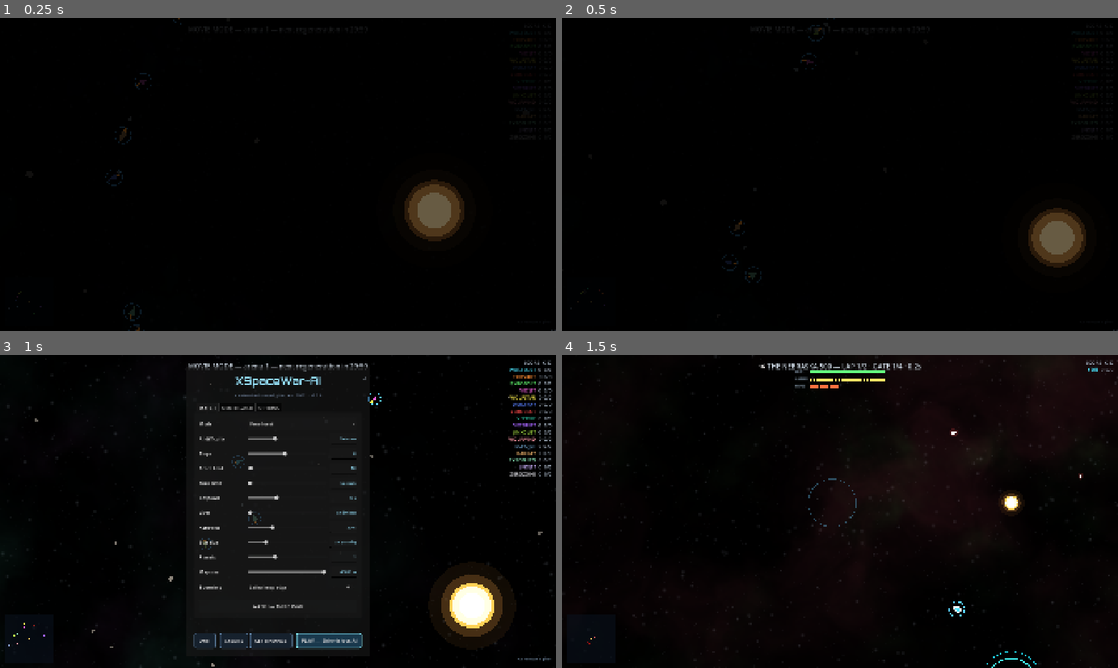
Above: before the commit, frames 1-4 (two rows, left to right).
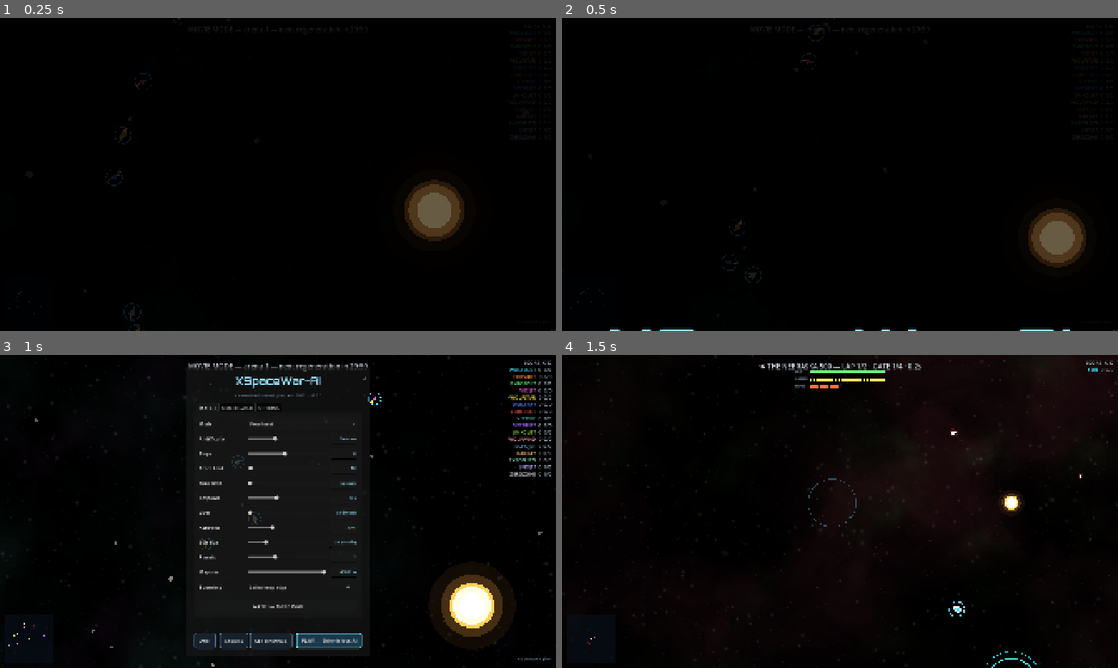
Above: after the commit, the same moments.

Repository: CryptoJones/XSpaceWar-AI
Game: Godot game, scene res://src/ui/main.tscn
Two runs of this game, one before a commit and one after it. Both use one fixed random seed, a clock stepped at 60 frames per second and the inputs below.
Inputs (mouse positions are in pixels of both pictures, inside the frame that each line leads up to):
- Up to frame 1 (0.25 s): no input
- Up to frame 2 (0.5 s): no input
- Up to frame 3 (1 s): tap Enter at 0.5 s; move the mouse to (400, 495) at 0.52 s; hold D from 0.53 s (still down); tap Shift at 0.6 s; click (400, 495) at 0.67 s; tap Space at 0.77 s
- Up to frame 4 (1.5 s): release D at 1.25 s; click (906, 395) at 1.25 s

Frame 1 is identical in both runs. In frame 2, 0.2% of the frame differs, in the area x 8-92%, y 98-100%; in frame 3, less than 0.1%; in frame 4, nothing differs.

Commit message:
release: v2.1.5 — team bug fix, kill feed improvements, UI scaling
Co-Authored-By: Claude Sonnet 4.6 <noreply@anthropic.com>

Diff:
--- a/project.godot
+++ b/project.godot
@@ -6,7 +6,7 @@
 [application]
 
 config/name="XSpaceWar-AI"
-config/version="2.1.4"
+config/version="2.1.5"
 config/description="A modern, AI-driven networked space-fighter — a 2026 reimagining of the classic networked Spacewar! / xspacewar. Apache 2.0."
 run/main_scene="res://src/ui/main.tscn"
 config/features=PackedStringArray("4.6", "Forward Plus")
--- a/src/ui/main.gd
+++ b/src/ui/main.gd
@@ -93,7 +93,7 @@
 ## at a size that dwarfs the screen, everything else at cinema scale.
 ## Format: [text, font_size, tier] — tier 0 title / 1 header / 2 name / 3 dim.
 const CREDITS_LINES := [
-	["XSpaceWar-AI", 229, 0],
+	["XSpaceWar-AI", 195, 0],
 	["a 2026 reimagining", 41, 3],
 	["", 59, 3],
 	["— STANDING ON THE SHOULDERS OF —", 59, 1],
Not shown, changed: CHANGELOG.md
